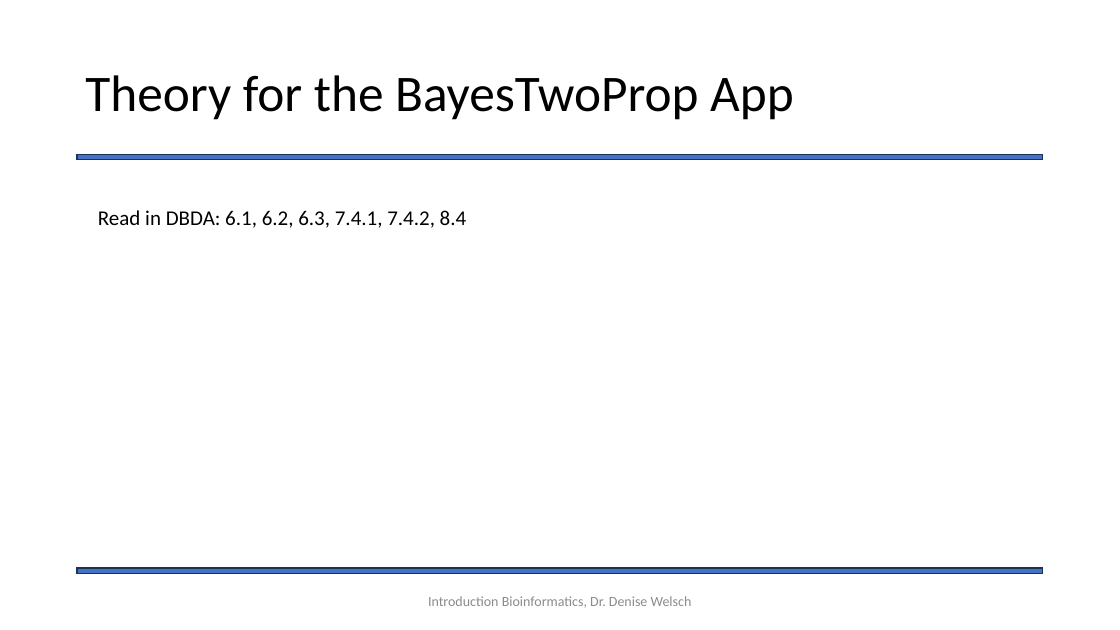
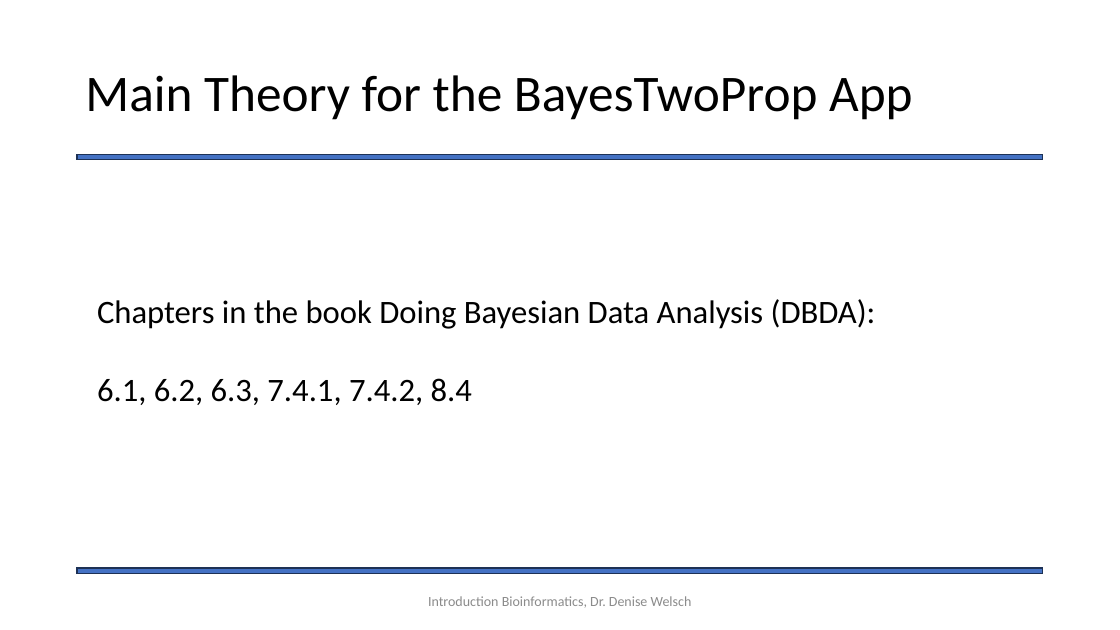
Before and after one commit to Statsomat/BayesTwoProp, a slide deck: slide 11 of documents/IntroTheory.pptx. Drawn at 1120x630 pixels with LibreOffice and Linux fonts; fonts in the diff are those of the drawing. Boxes give left, top, right and bottom in pixels: in the first picture for what was removed or moved away, otherwise in the second. Text is boxed around its words. In the diff, an @@ line names an element or a change of style, - is before the commit and + after.

```diff
--- a/documents/IntroTheory.pptx
+++ b/documents/IntroTheory.pptx
@@ title at [85,75,913,120]: text changed @@
-Theory for the BayesTwoProp App
+Main Theory for the BayesTwoProp App
@@ text at [97,299,876,405]: text changed; size 18 to 28 pt @@
-Read in DBDA: 6.1, 6.2, 6.3, 7.4.1, 7.4.2, 8.4
+Chapters in the book Doing Bayesian Data Analysis (DBDA):
+6.1, 6.2, 6.3, 7.4.1, 7.4.2, 8.4
```
Also in this commit, not shown: 9 other slides changed, 1 other file.
